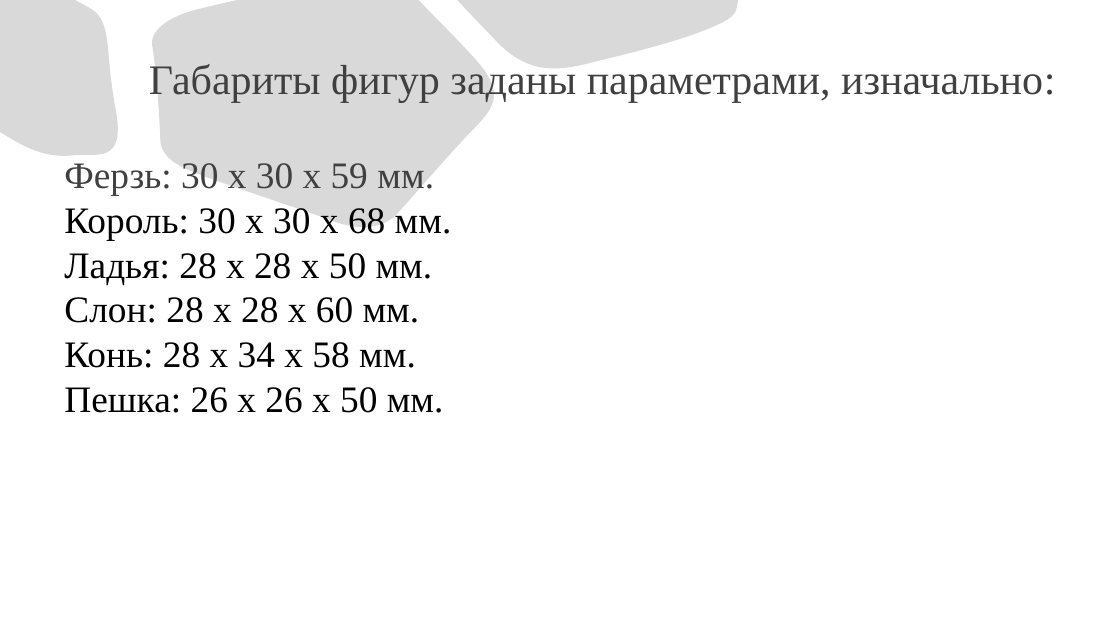
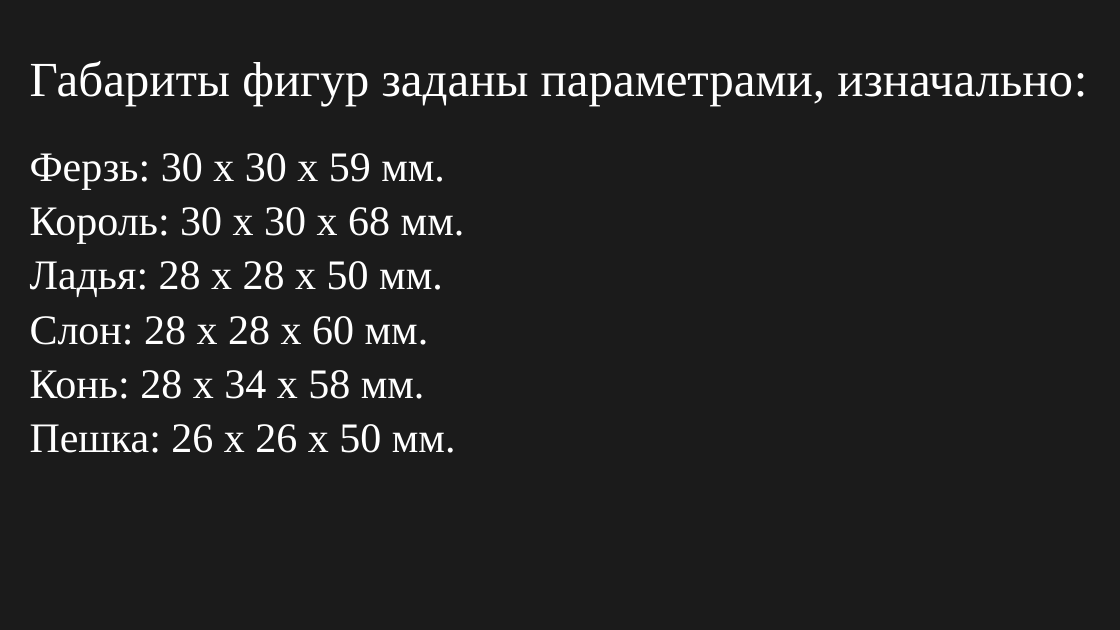
Before and after one commit to KuzovlevAnton/photos, a slide deck: slide 3 of Кузовлев Антон Презентация Шахматы.pptx. Drawn at 1120x630 pixels with LibreOffice and Linux fonts; fonts in the diff are those of the drawing; background and template pictures are left out; a plain dark background stands for a picture behind light text. Boxes give left, top, right and bottom in pixels: in the first picture for what was removed or moved away, otherwise in the second. Text is boxed around its words. In the diff, an @@ line names an element or a change of style, - is before the commit and + after.

```diff
--- a/Кузовлев Антон Презентация Шахматы.pptx
+++ b/Кузовлев Антон Презентация Шахматы.pptx
@@ background #FFFFFF to picture (left out) @@
@@ freeform shape removed at (0, 0, 126, 166) @@
@@ rectangle added at (0, 0, 1120, 630), fill #000000 at 35% opacity, outline #43739E 1 pt @@
@@ title "Габариты фигур заданы параметрами, изначально:": place and size @@
-title "Габариты фигур заданы параметрами, изначально:" at (149, 64, 1055, 102)
+title "Габариты фигур заданы параметрами, изначально:" at (30, 61, 1087, 106)
@@ title "Габариты фигур заданы параметрами, изначально:" at (30, 61, 1087, 106): size 36 to 42 pt, text colour #404040 to #FFFFFF; alignment right to left; line spacing 1 to 0.9 @@
@@ freeform shape removed at (150, 0, 503, 239) @@
@@ freeform shape removed at (457, 0, 738, 82) @@
@@ text "Ферзь: 30 x 30 x ...": place and size @@
-text "Ферзь: 30 x 30 x ..." at (64, 163, 452, 413)
+text "Ферзь: 30 x 30 x ..." at (30, 153, 465, 453)
@@ text "Ферзь: 30 x 30 x ..." at (30, 153, 465, 453): size 32 to 36 pt; text colour #404040 to #FFFFFF in "Ферзь: 30 x 30 x 59 мм."; text colour #000000 to #FFFFFF in "Король: 30 x 30 x 68 мм.", "Ладья: 28 x 28 x 50 мм.", "Слон: 28 x 28 x 60 мм.", "Конь: 28 x 34 x 58 мм." and 1 more places; line spacing 1 to 0.9; more space between paragraphs @@
```
Also in this commit, not shown: 10 other slides changed, 1 slide added, 1 slide removed.
